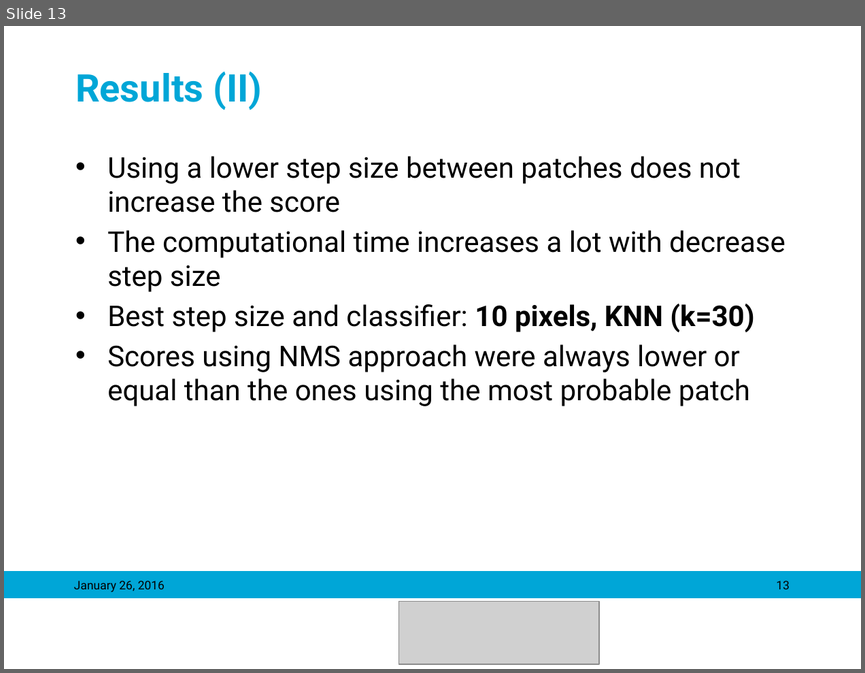
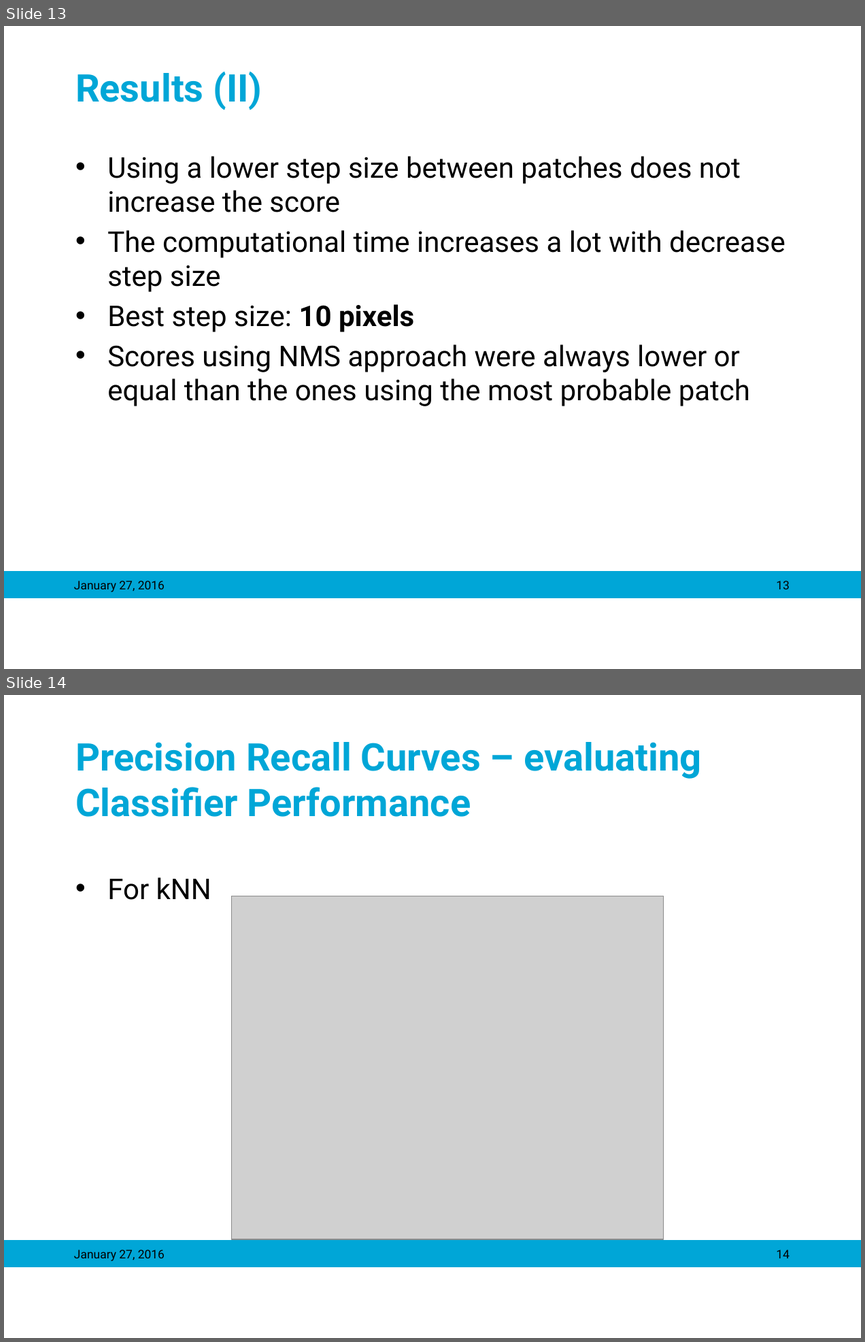
Before and after one commit to mariasv/MM_MedVis_Project, a slide deck: ppt/Object Detection in Medical Images_maria.pptx. Shown one above the other, each under a label of ours: slide 13 before the commit, slides 13 and 14 after it. The pictures are 865x673 and 865x1342 pixels, drawn with LibreOffice and Linux fonts; fonts in the diff are those of the drawing; grey boxes stand for pictures; background and template pictures are left out. Boxes give left, top, right and bottom in pixels: in the first picture for what was removed or moved away, otherwise in the second. Text is boxed around its words. In the diff, an @@ line names an element or a change of style, - is before the commit and + after.

```diff
--- a/ppt/Object Detection in Medical Images_maria.pptx
+++ b/ppt/Object Detection in Medical Images_maria.pptx
@@ slide 14 added at (x1=4, y1=695, x2=861, y2=1338), background #FFFFFF; not listed: 1 template element that a slide beside it also shows @@
@@ title added at (x1=75, y1=742, x2=701, y2=817), 32 pt, text #00A6D7, bold @@
+Precision Recall Curves – evaluating Classifier Performance
@@ text added at (x1=107, y1=877, x2=211, y2=900), 24 pt, text #000000 @@
+• For kNN
@@ picture added at (x1=232, y1=896, x2=664, y2=1239) @@
@@ text added at (x1=74, y1=1249, x2=164, y2=1261), 10 pt, text #000000 @@
+January 27, 2016
@@ page number added at (x1=776, y1=1249, x2=789, y2=1258), 10 pt, text #000000 @@
+14
@@ slide 13 changed as well @@
@@ text at (x1=107, y1=304, x2=414, y2=332): text changed @@
-• Best step size and classifier: 10 pixels, KNN (k=30)
+• Best step size: 10 pixels
@@ text at (x1=74, y1=580, x2=164, y2=592): text changed @@
-January 26, 2016
+January 27, 2016
@@ picture removed at (x1=399, y1=601, x2=600, y2=663) @@
```
Also in this commit, not shown: 14 other slides changed, 1 other slide added, 3 slides removed.
